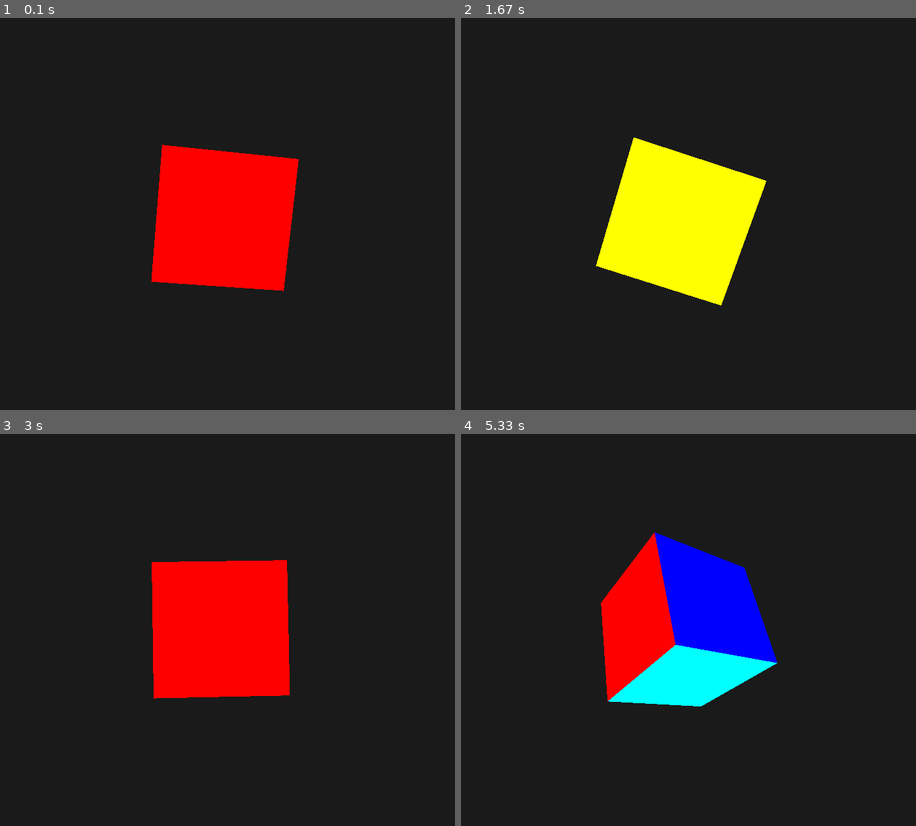
Above: before the commit, frames 1-4 (two rows, left to right).
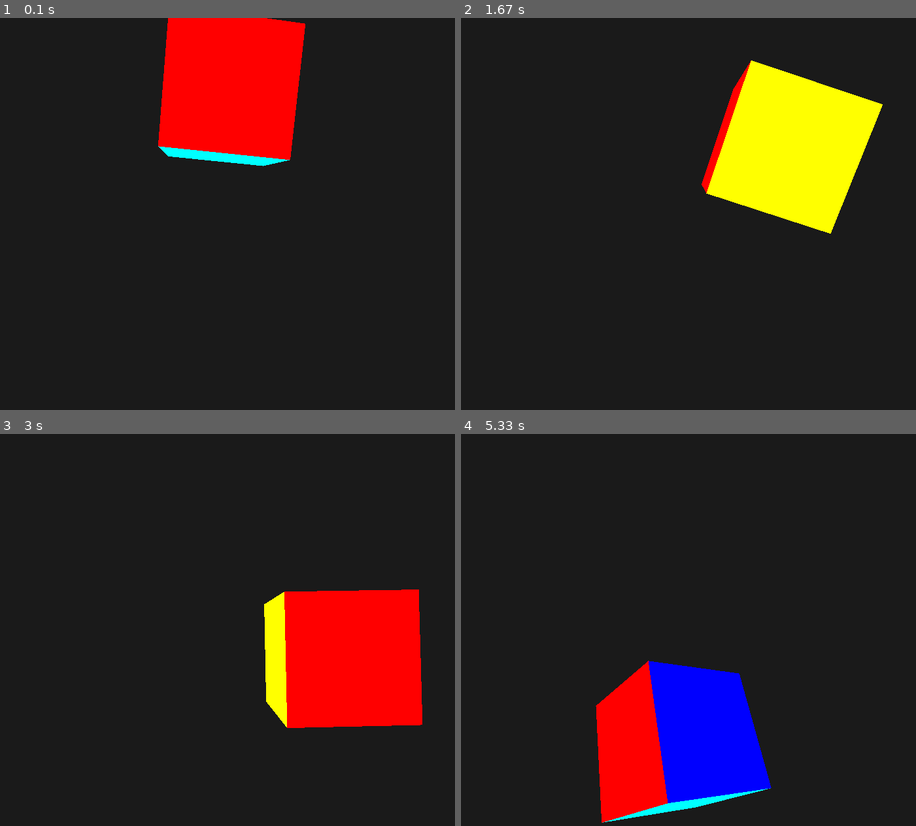
Above: after the commit, the same moments.

Repository: Oshota501/Pygame_Prog
Game: pygame game, started from main.py
Two runs of this game, one before a commit and one after it. Both use one fixed random seed, a clock stepped at 60 frames per second and the inputs below.
Inputs:
- Up to frame 1 (0.1 s): no input
- Up to frame 2 (1.67 s): no input
- Up to frame 3 (3 s): no input
- Up to frame 4 (5.33 s): no input

The runs differ from the first frame. In frame 1, 20% of the frame differs, in the area x 33-68%, y 0-70%; in frame 2, 19%; in frame 3, 20%; in frame 4, 22%, in the area x 29-70%, y 25-100%.

Commit message:
feat : vector3

Diff:
--- a/main.py
+++ b/main.py
@@ -4,6 +4,7 @@
 import matrix.rotation
 from Draw.mesh import Mesh
 from typing import cast
+import math
 
 def main() -> None:
     # OpenGLのバージョンを330に合わせます。
@@ -65,7 +66,8 @@
         deltatime = clock.tick(60) / 1000.0  # ミリ秒を秒に変換
 
         angle += 1
-        model_mat = matrix.rotation.create(angle,angle,angle)
+
+        model_mat = matrix.rotation.create(angle,angle,angle) @ matrix.create_translation(math.sin(angle/100),math.cos(angle/100),0.0)
         my_cube.render(model_matrix=model_mat)
 
         pygame.display.flip()
--- a/vector/Vector3.py
+++ b/vector/Vector3.py
@@ -1,13 +1,117 @@
 import vector
+import math
+from typing import Iterable, Tuple, Union
 
-class Vector3 (vector.Vector3Like):
-    x : float
-    y : float
-    z : float
-    def __init__(self,x:float=0.0,y:float=0.0,z:float=0.0) -> None:
-        self.x = x
-        self.y = y
-        self.z = z
+
+Number = Union[int, float]
+VectorLike = Union["Vector3", Tuple[float, float, float], Iterable[float], vector.Vector3Like]
+
+
+class Vector3(vector.Vector3Like):
+    x: float
+    y: float
+    z: float
+
+    def __init__(self, x: float = 0.0, y: float = 0.0, z: float = 0.0) -> None:
+        self.x = float(x)
+        self.y = float(y)
+        self.z = float(z)
+
+    def __repr__(self) -> str:
+        return f"Vector3({self.x}, {self.y}, {self.z})"
+
+    def __iter__(self):
+        yield self.x
+        yield self.y
+        yield self.z
 
     def get_tuple(self) -> tuple[float, float, float]:
-        return (self.x,self.y,self.z)
+        return (self.x, self.y, self.z)
+
+    def length(self) -> float:
+        return math.sqrt(self.x * self.x + self.y * self.y + self.z * self.z)
+
+    def length_squared(self) -> float:
+        return self.x * self.x + self.y * self.y + self.z * self.z
+
+    def normalized(self) -> "Vector3":
+        l = self.length()
+        if l == 0.0:
+            return Vector3(0.0, 0.0, 0.0)
+        inv = 1.0 / l
+        return Vector3(self.x * inv, self.y * inv, self.z * inv)
+
+    def dot(self, other: VectorLike) -> float:
+        ox, oy, oz = _as_components(other)
+        return self.x * ox + self.y * oy + self.z * oz
+
+    def cross(self, other: VectorLike) -> "Vector3":
+        ox, oy, oz = _as_components(other)
+        return Vector3(
+            self.y * oz - self.z * oy,
+            self.z * ox - self.x * oz,
+            self.x * oy - self.y * ox,
+        )
+
+    def to_list(self) -> list[float]:
+        return [self.x, self.y, self.z]
+
+    # glsl風のブロードキャスト演算（ベクトル/スカラー両対応）
+    def __add__(self, other: Union[Number, VectorLike]) -> "Vector3":
+        ox, oy, oz = _as_components(other)
+        return Vector3(self.x + ox, self.y + oy, self.z + oz)
+
+    def __radd__(self, other: Union[Number, VectorLike]) -> "Vector3":
+        return self.__add__(other)
+
+    def __sub__(self, other: Union[Number, VectorLike]) -> "Vector3":
+        ox, oy, oz = _as_components(other)
+        return Vector3(self.x - ox, self.y - oy, self.z - oz)
+
+    def __rsub__(self, other: Union[Number, VectorLike]) -> "Vector3":
+        ox, oy, oz = _as_components(other)
+        return Vector3(ox - self.x, oy - self.y, oz - self.z)
+
+    def __mul__(self, other: Union[Number, VectorLike]) -> "Vector3":
+        ox, oy, oz = _as_components(other)
+        return Vector3(self.x * ox, self.y * oy, self.z * oz)
+
+    def __rmul__(self, other: Union[Number, VectorLike]) -> "Vector3":
+        return self.__mul__(other)
+
+    def __truediv__(self, other: Union[Number, VectorLike]) -> "Vector3":
+        ox, oy, oz = _as_components(other)
+        return Vector3(self.x / ox, self.y / oy, self.z / oz)
+
+    def __rtruediv__(self, other: Union[Number, VectorLike]) -> "Vector3":
+        ox, oy, oz = _as_components(other)
+        return Vector3(ox / self.x, oy / self.y, oz / self.z)
+
+    def __neg__(self) -> "Vector3":
+        return Vector3(-self.x, -self.y, -self.z)
+
+    def __eq__(self, other: object) -> bool:
+        if not isinstance(other, Vector3):
+            return False
+        return self.x == other.x and self.y == other.y and self.z == other.z
+
+
+def _as_components(value: Union[Number, VectorLike]) -> tuple[float, float, float]:
+    if isinstance(value, (int, float)):
+        f = float(value)
+        return (f, f, f)
+    if isinstance(value, Vector3):
+        return value.x, value.y, value.z
+    if isinstance(value, tuple) and len(value) == 3:
+        return float(value[0]), float(value[1]), float(value[2])
+    if isinstance(value, vector.Vector3Like):
+        x, y, z = value.get_tuple()
+        return float(x), float(y), float(z)
+    try:
+        it = iter(value)  # type: ignore[arg-type]
+        x = float(next(it))
+        y = float(next(it))
+        z = float(next(it))
+        return (x, y, z)
+    except Exception as e:
+        raise TypeError(f"Unsupported operand type: {type(value)}") from e
--- a/vector/__init__.py
+++ b/vector/__init__.py
@@ -1,6 +1,6 @@
 from abc import ABC , abstractmethod
 
-class Vector3Like :
+class Vector3Like(ABC) :
     @abstractmethod
     def get_tuple (self) -> tuple[float,float,float] :
         pass
Not shown, changed: README.md
